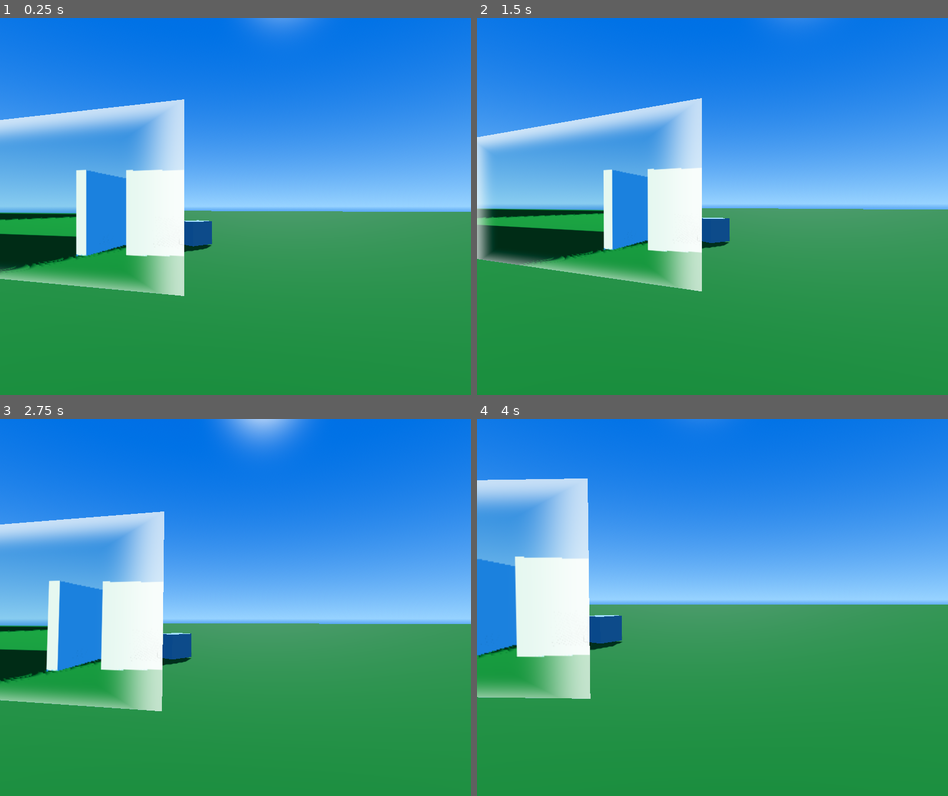
Above: before the commit, frames 1-4 (two rows, left to right).
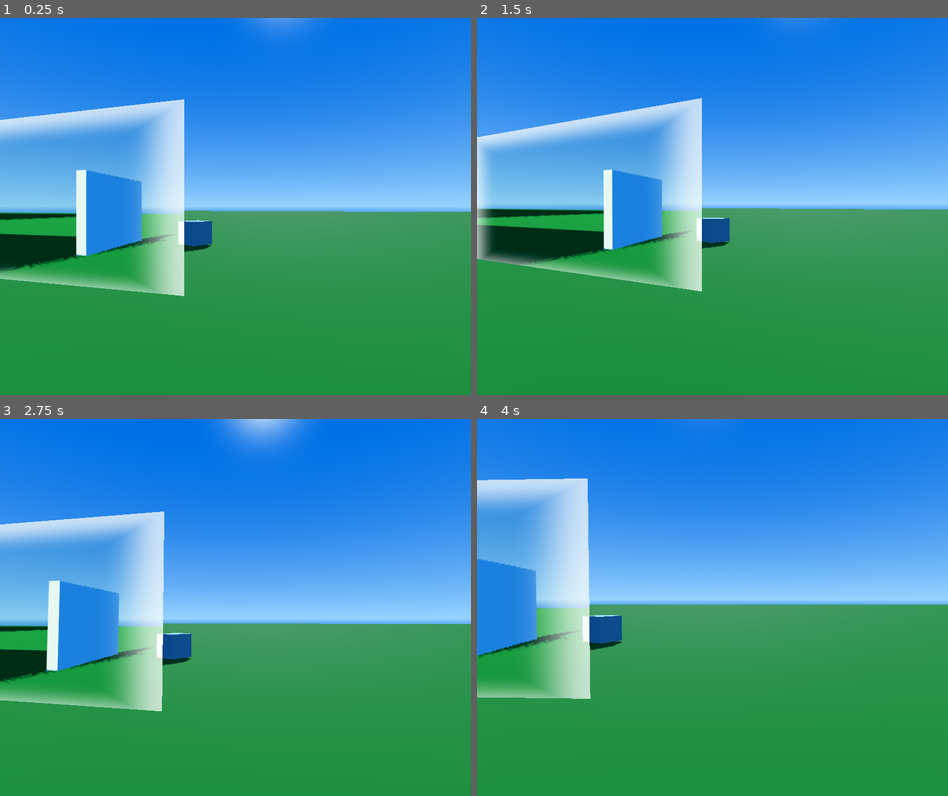
Above: after the commit, the same moments.

Repository: initsense/lookey
Game: Godot game, scene res://world/scenes/tutorial/mirror_visibility.tscn
The game is run twice, just before and just after one commit, with the same random seed, the same clock (stepped at 60 frames per second) and the same inputs.
Inputs (mouse positions are in pixels of both pictures, inside the frame that each line leads up to):
- Up to frame 1 (0.25 s): no input
- Up to frame 2 (1.5 s): tap Enter at 0.5 s; move the mouse to (736, 206) at 0.52 s; hold Up from 0.53 s (still down); tap 1 (fov_decrease) at 0.6 s; tap Space at 1.25 s; move the mouse to (688, 206) at 1.27 s; tap 2 (fov_increase) at 1.35 s
- Up to frame 3 (2.75 s): keep holding Up; tap Enter at 2 s; move the mouse to (244, 599) at 2.02 s; hold E from 2.03 s (still down)
- Up to frame 4 (4 s): keep holding Up; tap Space at 2.75 s; move the mouse to (707, 615) at 2.77 s; release E at 2.78 s; tap Q at 2.85 s; tap Enter at 3.5 s; move the mouse to (745, 611) at 3.52 s; tap 1 (fov_decrease) at 3.6 s

The runs differ from the first frame. In frame 1, 2.7% of the frame differs, in the area x 26-40%, y 40-64%; in frame 2, 2.5%; in frame 3, 3.0%; in frame 4, 4.0%, in the area x 8-24%, y 36-64%.

Commit message:
updated visibility logic
now everything works great!

Diff:
--- a/entities/mirror/scripts/mirror_interaction.gd
+++ b/entities/mirror/scripts/mirror_interaction.gd
@@ -6,39 +6,126 @@
 var is_mirror_visible: bool
 
 @onready var _mirror: Mirror3D = get_parent()
+# Fetched directly via get_node rather than _mirror_quad: this
+# script's _ready() runs BEFORE Mirror3D's _ready() (children ready before
+# parents in Godot), so Mirror3D's own @onready var _mirror_quad is still
+# null at that point. get_node only needs the node to exist in the tree,
+# which it does.
+@onready var _mirror_quad: MeshInstance3D = _mirror.get_node("Quad")
 @onready var original_notifier: VisibleOnScreenNotifier3D = \
 	_mirror.object_to_reflect.get_node("VisibleOnScreenNotifier3D")
 @onready var original_mesh: MeshInstance3D = \
 	_mirror.object_to_reflect.get_node("MeshInstance3D")
 @onready var reflection_mesh: MeshInstance3D = original_mesh
 
+# RIDs to exclude from every raycast: the object's own body, the player's
+# own body, and the mirror's own collider. Populated in _ready().
+var _exclude_rids: Array[RID] = []
+
+# Small margin the raycast segments are shrunk by from both ends, so a
+# ray doesn't start or end exactly touching a collider surface.
+const SURFACE_EPSILON: float = 0.01
+
+# --- Frame staggering ---
+# With many objects reflected by the same mirror, running every object's
+# full per-vertex raycast loop every physics frame is wasteful. Instead,
+# each instance only runs the expensive loop once every STAGGER_GROUP_SIZE
+# frames, and different instances are offset so they don't all land on the
+# same frame. Cheap checks (mirror visibility, notifier, distance culls)
+# still run every frame, so state still reacts promptly to gross changes;
+# only the fine-grained raycast result is a frame or two "stale" at worst.
+const STAGGER_GROUP_SIZE: int = 4
+static var _next_stagger_index: int = 0
+var _stagger_index: int = 0
+
 
 func _ready() -> void:
 	_create_reflection()
+	_collect_exclude_rids()
+
+	_stagger_index = _next_stagger_index
+	_next_stagger_index = (_next_stagger_index + 1) % STAGGER_GROUP_SIZE
 
 
 func _physics_process(_delta: float) -> void:
 	if not _mirror.player:
 		return
 
-	#if _mirror.mirror_type == Mirror3D.MirrorType.VANILLA:
-		#return
-
+	if not _passes_cheap_gates():
+		_set_visibility_state(false)
+		return
+
+	# Expensive part: only run the full per-vertex raycast loop on this
+	# instance's assigned frame slot. On other frames, keep the last known
+	# state instead of recomputing it.
+	if Engine.get_physics_frames() % STAGGER_GROUP_SIZE != _stagger_index:
+		return
+
+	_update_reflection_transform(original_mesh, reflection_mesh)
+	_set_visibility_state(_any_vertex_reflection_visible())
+
+
+## Cheap, frame-safe checks that rule out reflection visibility before the
+## expensive per-vertex raycast loop is even considered. All are checked
+## every physics frame regardless of staggering, so state reacts instantly
+## to gross changes (mirror off-screen, object out of range, etc).
+func _passes_cheap_gates() -> bool:
 	if not is_mirror_visible:
-		return
-
-	_update_reflection_transform(original_mesh, reflection_mesh)
-
-
-	if raycast_from_vertices(original_mesh, _mirror._mirror_camera.global_position):
-		if raycast_from_vertices(reflection_mesh, _mirror.player_cam.global_position):
-			if not is_magic_happening:
-				is_magic_happening = true
-				print("✅ Visible reflection!!!")
-	elif is_magic_happening:
+		return false  # mirror itself isn't on screen at all
+
+	var camera_to_mirror: float = _mirror.global_position.distance_to(
+		_mirror.player_cam.global_position
+	)
+	if camera_to_mirror >= _mirror.freeze_distance:
+		return false  # mirror is frozen, same threshold Mirror3D uses
+
+	if not is_object_visible_to_player:
+		return false  # reflected proxy isn't roughly on-screen (notifier)
+
+	var object_to_mirror: float = original_mesh.global_position.distance_to(
+		_mirror_quad.global_position
+	)
+	if object_to_mirror > _mirror.cull_far:
+		return false  # farther than the mirror ever renders
+
+	return true
+
+
+## Returns true as soon as any vertex's reflection has an unobstructed path
+## to the player camera. Full precision: every vertex of every surface is
+## checked (only skipped via frame staggering upstream, never sampled).
+func _any_vertex_reflection_visible() -> bool:
+	var mirror_plane_normal: Vector3 = _mirror_quad.global_basis.z.normalized()
+	var mirror_plane_origin: Vector3 = _mirror_quad.global_position
+	var target_point: Vector3 = _mirror.player_cam.global_position
+
+	var mesh: Mesh = original_mesh.mesh
+	var mesh_transform: Transform3D = original_mesh.global_transform
+
+	for s in range(mesh.get_surface_count()):
+		var arrays: Array = mesh.surface_get_arrays(s)
+		var vertices: PackedVector3Array = arrays[Mesh.ARRAY_VERTEX]
+
+		for local_vertex in vertices:
+			var world_vertex: Vector3 = mesh_transform * local_vertex
+
+			if _is_vertex_reflection_visible(
+				world_vertex, mirror_plane_normal, mirror_plane_origin, target_point
+			):
+				return true
+
+	return false
+
+
+## Centralizes the is_magic_happening transition + logging so every early
+## exit and the full raycast result all update state the same way.
+func _set_visibility_state(is_visible: bool) -> void:
+	if is_visible and not is_magic_happening:
+		is_magic_happening = true
+		print("✅ Visible reflection!!!")
+	elif not is_visible and is_magic_happening:
 		is_magic_happening = false
 		print("❌ Reflection not visible")
-		return
 
 
 func _create_reflection() -> void:
@@ -52,9 +139,7 @@
 
 	reflection_notifier = VisibleOnScreenNotifier3D.new()
 	reflection_mesh.add_child(reflection_notifier)
-	# Copy only the data you need
 	reflection_notifier.aabb = original_notifier.aabb
-	# make it visible only to player (set to layer 10)
 	reflection_notifier.layers = 1 << 9
 
 	_update_reflection_transform(original_mesh, reflection_mesh)
@@ -74,10 +159,9 @@
 
 func _reflect_across_mirror(reflect: Transform3D) -> Transform3D:
 
-	var mirror_normal: Vector3 = _mirror.global_basis.z.normalized()
-	var mirror_origin: Vector3= _mirror.global_position
-	var distance: float = (reflect.origin - mirror_origin).dot(mirror_normal)
-	var reflected_position: Vector3 = (reflect.origin - 2.0 * distance * mirror_normal)
+	var mirror_normal: Vector3 = _mirror_quad.global_basis.z.normalized()
+	var mirror_origin: Vector3 = _mirror_quad.global_position
+	var reflected_position: Vector3 = _reflect_point(reflect.origin, mirror_normal, mirror_origin)
 	var reflected_basis: Basis = reflect.basis
 
 	reflected_basis.x -= (2.0 * reflected_basis.x.dot(mirror_normal) * mirror_normal)
@@ -87,50 +171,121 @@
 	return Transform3D(reflected_basis, reflected_position)
 
 
-func raycast_from_vertices(mesh_instance: MeshInstance3D, target_point: Vector3) -> bool:
-
-	var mesh: Mesh = mesh_instance.mesh
-	var global_transform = mesh_instance.global_transform
-	var space_state = mesh_instance.get_world_3d().direct_space_state
-
-	for s in range(mesh.get_surface_count()):
-		var arrays = mesh.surface_get_arrays(s)
-		var vertices: PackedVector3Array = arrays[Mesh.ARRAY_VERTEX]
-
-		for local_vertex in vertices:
-			var world_vertex = global_transform * local_vertex
-
-			var query = PhysicsRayQueryParameters3D.create(world_vertex, target_point)
-			# Optional: exclude the mesh_instance's own body if it has a collider
-			# query.exclude = [mesh_instance.get_parent()]  # or whatever the physics body is
-
-			var result = space_state.intersect_ray(query)
-
-			if result:
-				print("Hit: ", result.collider, " at ", result.position)
-				#print("WTFFF")
-				return false
-			#else:
-				#print("Clear line of sight from ", world_vertex, " to target")
-	print("✅✅")
+func _reflect_point(point: Vector3, normal: Vector3, plane_origin: Vector3) -> Vector3:
+	var distance: float = (point - plane_origin).dot(normal)
+	return point - 2.0 * distance * normal
+
+
+## Returns true if a light path from world_vertex, bouncing off the mirror's
+## physical surface, can reach target_point (the player camera) unobstructed.
+func _is_vertex_reflection_visible(
+	world_vertex: Vector3,
+	mirror_normal: Vector3,
+	mirror_origin: Vector3,
+	target_point: Vector3
+) -> bool:
+
+	var reflected_vertex: Vector3 = _reflect_point(world_vertex, mirror_normal, mirror_origin)
+
+	# Where does the segment (reflected_vertex -> target_point) cross the
+	# mirror's plane? That crossing point IS the real point on the mirror
+	# surface where the light physically bounces.
+	var direction: Vector3 = target_point - reflected_vertex
+	var denom: float = direction.dot(mirror_normal)
+	if is_zero_approx(denom):
+		return false  # parallel to the mirror plane, no crossing
+
+	var t: float = (mirror_origin - reflected_vertex).dot(mirror_normal) / denom
+	if t < 0.0 or t > 1.0:
+		return false  # the plane crossing isn't between the two points
+
+	var q: Vector3 = reflected_vertex + t * direction  # point on mirror surface
+
+	# Reject if outside the mirror's actual physical bounds (not the
+	# infinite plane).
+	if not _is_point_within_mirror_bounds(q):
+		return false
+
+	# Real segment 1: object vertex -> mirror surface point.
+	if _raycast_blocked(world_vertex, q):
+		return false
+
+	# Real segment 2: mirror surface point -> camera.
+	if _raycast_blocked(q, target_point):
+		return false
+
 	return true
+
+
+func _is_point_within_mirror_bounds(world_point: Vector3) -> bool:
+	var local_point: Vector3 = _mirror_quad.global_transform.affine_inverse() * world_point
+	return absf(local_point.x) <= _mirror.size.x * 0.5 \
+		and absf(local_point.y) <= _mirror.size.y * 0.5
+
+
+## Casts a ray between two points, shrunk slightly inward from both ends so
+## it doesn't immediately re-hit whatever surface it starts or ends on.
+## (The known offenders — the object's own body, the mirror's own body,
+## the player's own body — are already excluded via _exclude_rids; this is
+## just a generic safety margin for anything else touching either point.)
+func _raycast_blocked(from: Vector3, to: Vector3) -> bool:
+	var space_state := get_world_3d().direct_space_state
+
+	var offset: Vector3 = to - from
+	var length: float = offset.length()
+	if length <= SURFACE_EPSILON * 2.0:
+		return false  # points are effectively coincident, nothing to block
+
+	var direction: Vector3 = offset / length
+	var adjusted_from: Vector3 = from + direction * SURFACE_EPSILON
+	var adjusted_to: Vector3 = to - direction * SURFACE_EPSILON
+
+	var query := PhysicsRayQueryParameters3D.create(adjusted_from, adjusted_to)
+	query.exclude = _exclude_rids
+	query.collide_with_areas = false
+
+	var result: Dictionary = space_state.intersect_ray(query)
+	return not result.is_empty()
+
+
+## Gathers physics body RIDs that should never count as an "obstruction":
+## the reflected object's own body, the player's own body, and the mirror's
+## own collider (the ray legitimately touches it at Q).
+func _collect_exclude_rids() -> void:
+	_exclude_rids.clear()
+
+	var object_body: CollisionObject3D = _find_collision_object(_mirror.object_to_reflect)
+	if object_body:
+		_exclude_rids.append(object_body.get_rid())
+
+	if _mirror.player:
+		_exclude_rids.append(_mirror.player.get_rid())
+
+	var mirror_body: CollisionObject3D = _find_collision_object(_mirror_quad)
+	if mirror_body:
+		_exclude_rids.append(mirror_body.get_rid())
+
+
+func _find_collision_object(from_node: Node) -> CollisionObject3D:
+	var node: Node = from_node
+	while node:
+		if node is CollisionObject3D:
+			return node
+		node = node.get_parent()
+	return null
 
 
 #region SIGNALS
 func _on_mirror_notifier_entered() -> void:
-	#print("✅ REFLECTION PROXY ENTERED")
 	is_object_visible_to_player = true
 
 func _on_mirror_notifier_exited() -> void:
-	#print("❌ REFLECTION PROXY EXITED")
 	is_object_visible_to_player = false
 
 
 func _on_mirror_notifier_screen_entered() -> void:
 	is_mirror_visible = true
-	#print("✅ Seen")
 
 func _on_mirror_notifier_screen_exited() -> void:
 	is_mirror_visible = false
-	#print("❌ Not seen")
 #endregion
--- a/world/scenes/tutorial/mirror_visibility.tscn
+++ b/world/scenes/tutorial/mirror_visibility.tscn
@@ -30,7 +30,7 @@
 [node name="Level_01" type="Node3D" parent="." unique_id=385093112]
 
 [node name="Wall3" parent="." unique_id=1742298070 instance=ExtResource("4_emh5t")]
-transform = Transform3D(-0.08434473, 0, -4.1997085, 0, 3.3133411, 0, 0.3669216, 0, -0.96539235, -2.3903952, 1.5240948, 2.9194243)
+transform = Transform3D(-0.08434473, 0, -4.1997085, 0, 3.3133411, 0, 0.3669216, 0, -0.96539235, -13.2957, 1.5240948, 2.9194243)
 
 [node name="Wall4" parent="." unique_id=1655203638 instance=ExtResource("4_emh5t")]
 transform = Transform3D(-0.37154594, 0, 0.69614077, 0, 3.3133416, 0, -0.060820673, 0, -4.2526374, 1.4783435, 1.5240948, 1.897825)
